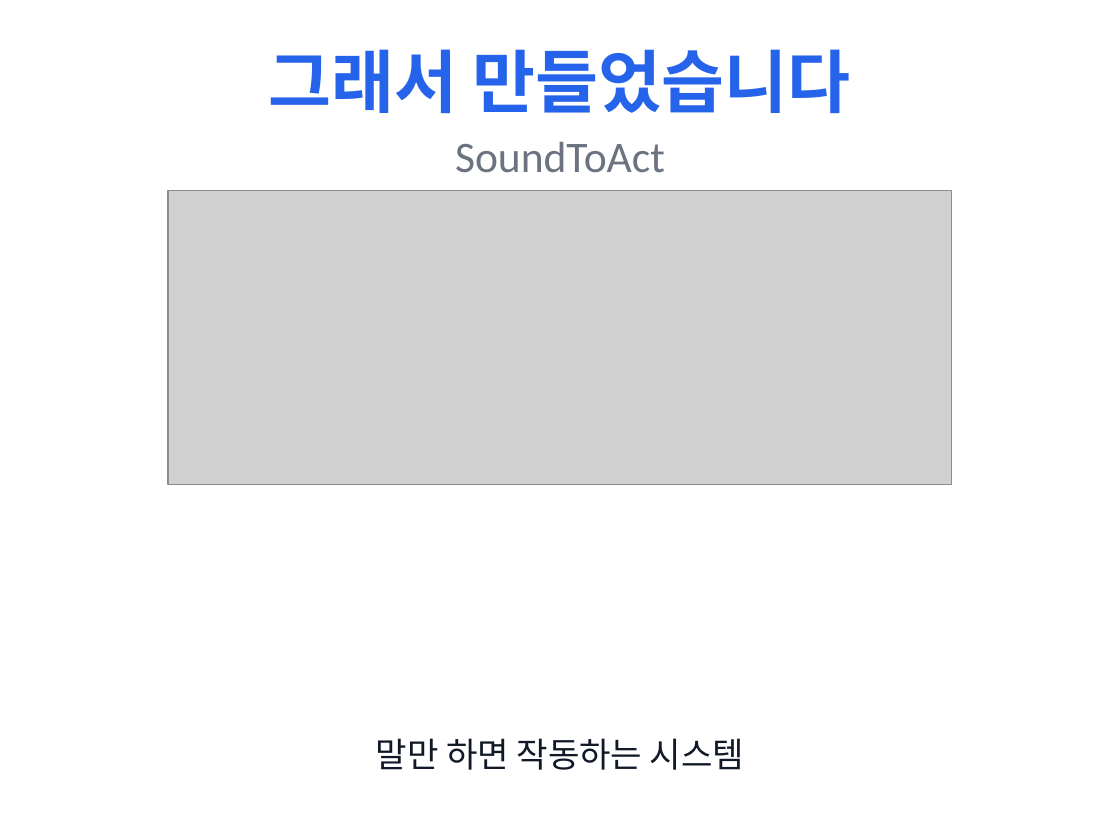
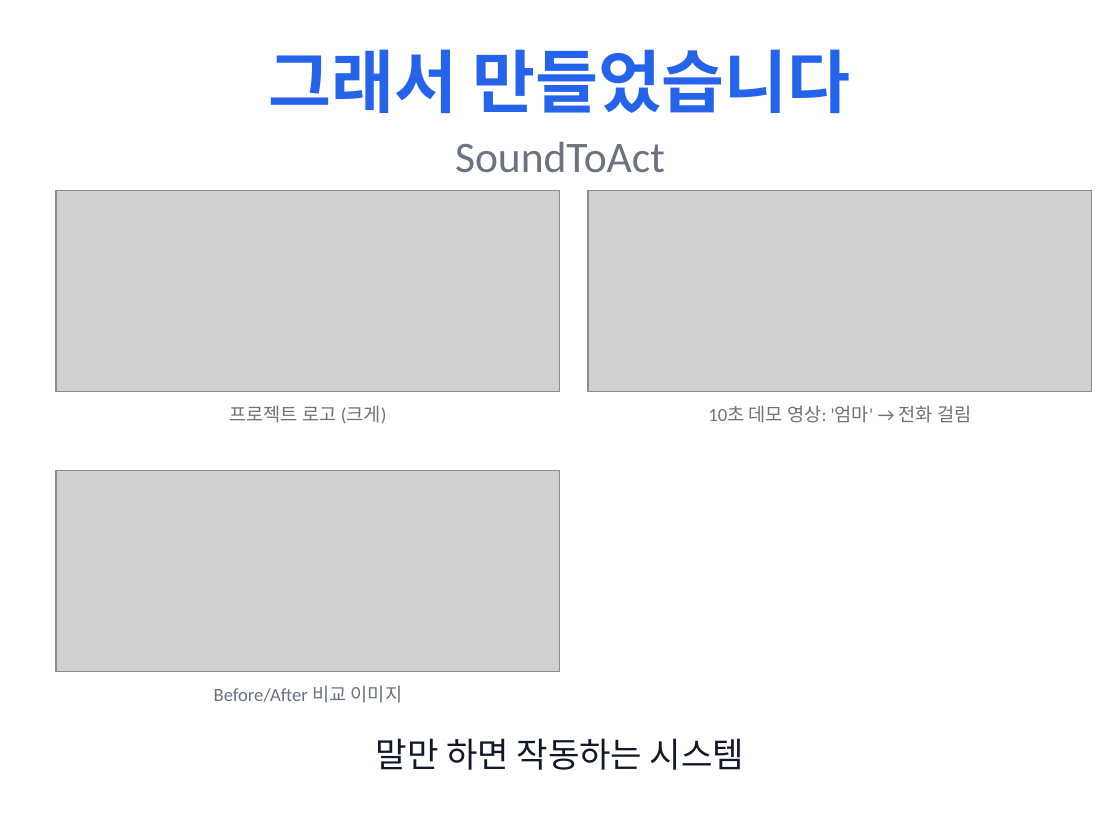
Before and after one commit to twoLoop-40/SoundToAct, a slide deck: slide 4 of presentations/output/SoundToAct_Presentation_WithImages.pptx. Drawn at 1120x840 pixels with LibreOffice and Linux fonts; fonts in the diff are those of the drawing; grey boxes stand for pictures. Boxes give left, top, right and bottom in pixels: in the first picture for what was removed or moved away, otherwise in the second. Text is boxed around its words. In the diff, an @@ line names an element or a change of style, - is before the commit and + after.

```diff
--- a/presentations/output/SoundToAct_Presentation_WithImages.pptx
+++ b/presentations/output/SoundToAct_Presentation_WithImages.pptx
@@ picture: place and size @@
-picture at [168, 190, 952, 484]
+picture at [56, 190, 560, 392]
@@ picture added at [588, 190, 1092, 392] @@
@@ text added at [229, 405, 387, 424], 12 pt, text #6B7280 @@
+프로젝트 로고 (크게)
@@ text added at [708, 405, 971, 423], 12 pt, text #6B7280 @@
+10초 데모 영상: '엄마' → 전화 걸림
@@ picture added at [56, 470, 560, 672] @@
@@ text added at [214, 685, 402, 703], 12 pt, text #6B7280 @@
+Before/After 비교 이미지
```
Also in this commit, not shown: 9 other slides changed, 2 other files.
